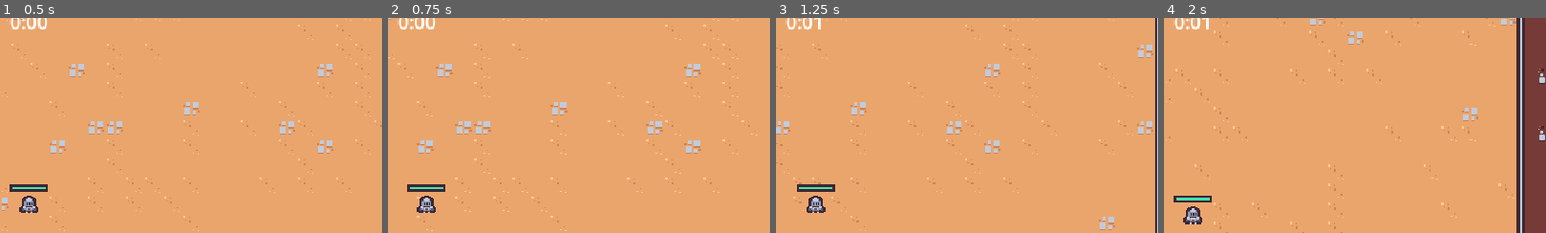
Above: before the commit, frames 1-4 (left to right).
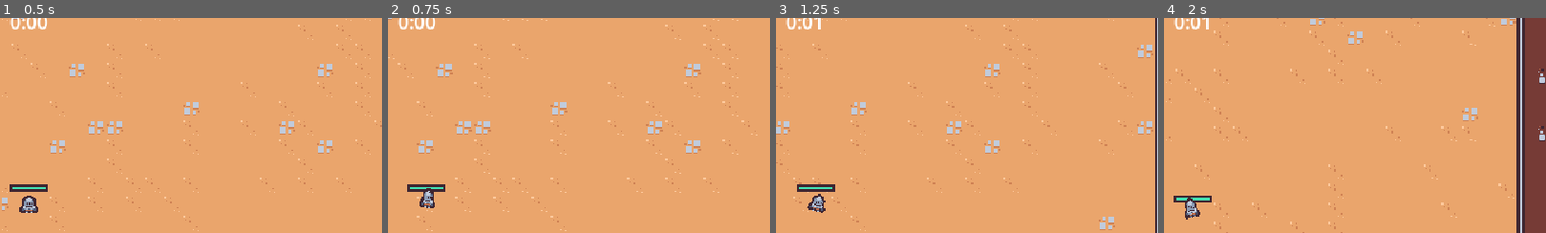
Above: after the commit, the same moments.

Repository: rprav-n/2D-Survivors-Style-Game
Game: Godot game, scene res://scenes/main/main.tscn
The game is run twice, just before and just after one commit, with the same random seed, the same clock (stepped at 60 frames per second) and the same inputs.
Inputs (mouse positions are % of the whole screen's width and height, from its top left):
- Up to frame 1 (0.5 s): no input
- Up to frame 2 (0.75 s): move the mouse to (72, 45) at 0.52 s; press the mouse at (72, 45) at 0.53 s; hold D (move_right) from 0.53 s (still down)
- Up to frame 3 (1.25 s): keep holding D (move_right)
- Up to frame 4 (2 s): move the mouse to (30, 55) at 1.27 s; release D (move_right) at 1.28 s; release the mouse at (30, 55) at 1.28 s; hold S (move_down) from 1.28 s (still down); click (30, 55) at 1.35 s
The pictures show only the part of the screen within x 46-96%, y 5-55%; the shares and areas given below are measured in that part.

Frame 1 is identical in both runs. In frame 2, 0.3% of the frame differs, in the area x 7-13%, y 79-91%; in frame 3, 0.2%; in frame 4, 0.4%, in the area x 5-10%, y 83-96%.

Commit message:
Animating the Player

Diff:
--- a/scenes/game_object/player/player.gd
+++ b/scenes/game_object/player/player.gd
@@ -11,6 +11,8 @@
 @onready var damage_interval_timer: Timer = $DamageIntervalTimer
 @onready var health_bar: ProgressBar = $HealthBar
 @onready var abilities: Node = $Abilities
+@onready var animation_player: AnimationPlayer = $AnimationPlayer
+@onready var visuals: Node2D = $Visuals
 
 
 func  _ready() -> void:
@@ -27,6 +29,12 @@
 	var target_velocity: Vector2 = movement_vector * MAX_SPEED
 	velocity = velocity.lerp(target_velocity, 1 - exp(-delta * ACCELERATION_SMOOTHING))
 	move_and_slide()
+
+	if movement_vector.x != 0 or movement_vector.y != 0:
+		visuals.scale.x = -1 if movement_vector.x < 0 else 1
+		animation_player.play("walk")
+	else:
+		animation_player.play("RESET")
 
 
 func get_movement_vector() -> Vector2:
--- a/scenes/game_object/player/player.tscn
+++ b/scenes/game_object/player/player.tscn
@@ -15,6 +15,91 @@
 border_width_right = 2
 border_width_bottom = 2
 border_color = Color(0.247059, 0.14902, 0.192157, 1)
+
+[sub_resource type="Animation" id="Animation_qxdq5"]
+resource_name = "walk"
+length = 0.4
+tracks/0/type = "value"
+tracks/0/imported = false
+tracks/0/enabled = true
+tracks/0/path = NodePath("Visuals/Sprite2D:position")
+tracks/0/interp = 2
+tracks/0/loop_wrap = true
+tracks/0/keys = {
+"times": PackedFloat32Array(0, 0.1, 0.3),
+"transitions": PackedFloat32Array(1, 1, 1),
+"update": 0,
+"values": [Vector2(0, 0), Vector2(0, -5), Vector2(0, 0)]
+}
+tracks/1/type = "value"
+tracks/1/imported = false
+tracks/1/enabled = true
+tracks/1/path = NodePath("Visuals/Sprite2D:rotation")
+tracks/1/interp = 2
+tracks/1/loop_wrap = true
+tracks/1/keys = {
+"times": PackedFloat32Array(0, 0.1, 0.2, 0.35),
+"transitions": PackedFloat32Array(1, 1, 1, 1),
+"update": 0,
+"values": [0.0, -0.261799, 0.261799, 0.0]
+}
+tracks/2/type = "value"
+tracks/2/imported = false
+tracks/2/enabled = true
+tracks/2/path = NodePath("Visuals/Sprite2D:scale")
+tracks/2/interp = 2
+tracks/2/loop_wrap = true
+tracks/2/keys = {
+"times": PackedFloat32Array(0, 0.1, 0.3, 0.35, 0.4),
+"transitions": PackedFloat32Array(-2, 3, 1, 1, 1),
+"update": 0,
+"values": [Vector2(1, 1), Vector2(0.8, 1.1), Vector2(1.2, 0.7), Vector2(1, 1), Vector2(1.10191, 0.887109)]
+}
+
+[sub_resource type="Animation" id="Animation_47f8v"]
+length = 0.001
+tracks/0/type = "value"
+tracks/0/imported = false
+tracks/0/enabled = true
+tracks/0/path = NodePath("Visuals/Sprite2D:position")
+tracks/0/interp = 1
+tracks/0/loop_wrap = true
+tracks/0/keys = {
+"times": PackedFloat32Array(0),
+"transitions": PackedFloat32Array(1),
+"update": 0,
+"values": [Vector2(0, 0)]
+}
+tracks/1/type = "value"
+tracks/1/imported = false
+tracks/1/enabled = true
+tracks/1/path = NodePath("Visuals/Sprite2D:rotation")
+tracks/1/interp = 1
+tracks/1/loop_wrap = true
+tracks/1/keys = {
+"times": PackedFloat32Array(0),
+"transitions": PackedFloat32Array(1),
+"update": 0,
+"values": [0.0]
+}
+tracks/2/type = "value"
+tracks/2/imported = false
+tracks/2/enabled = true
+tracks/2/path = NodePath("Visuals/Sprite2D:scale")
+tracks/2/interp = 1
+tracks/2/loop_wrap = true
+tracks/2/keys = {
+"times": PackedFloat32Array(0),
+"transitions": PackedFloat32Array(1),
+"update": 0,
+"values": [Vector2(1, 1)]
+}
+
+[sub_resource type="AnimationLibrary" id="AnimationLibrary_s11ot"]
+_data = {
+"RESET": SubResource("Animation_47f8v"),
+"walk": SubResource("Animation_qxdq5")
+}
 
 [sub_resource type="CircleShape2D" id="CircleShape2D_1qn6m"]
 radius = 32.0
@@ -60,6 +145,11 @@
 value = 0.5
 show_percentage = false
 
+[node name="AnimationPlayer" type="AnimationPlayer" parent="."]
+libraries = {
+"": SubResource("AnimationLibrary_s11ot")
+}
+
 [node name="PickupArea" type="Area2D" parent="."]
 visible = false
 position = Vector2(0, -6)
@@ -69,7 +159,9 @@
 [node name="CollisionShape2D" type="CollisionShape2D" parent="PickupArea"]
 shape = SubResource("CircleShape2D_1qn6m")
 
-[node name="Sprite2D" type="Sprite2D" parent="."]
+[node name="Visuals" type="Node2D" parent="."]
+
+[node name="Sprite2D" type="Sprite2D" parent="Visuals"]
 texture = ExtResource("1_4x66v")
 offset = Vector2(0, -8)
 
Not shown: 1 places in scenes/game_object/player/player.tscn that only renumber resources
